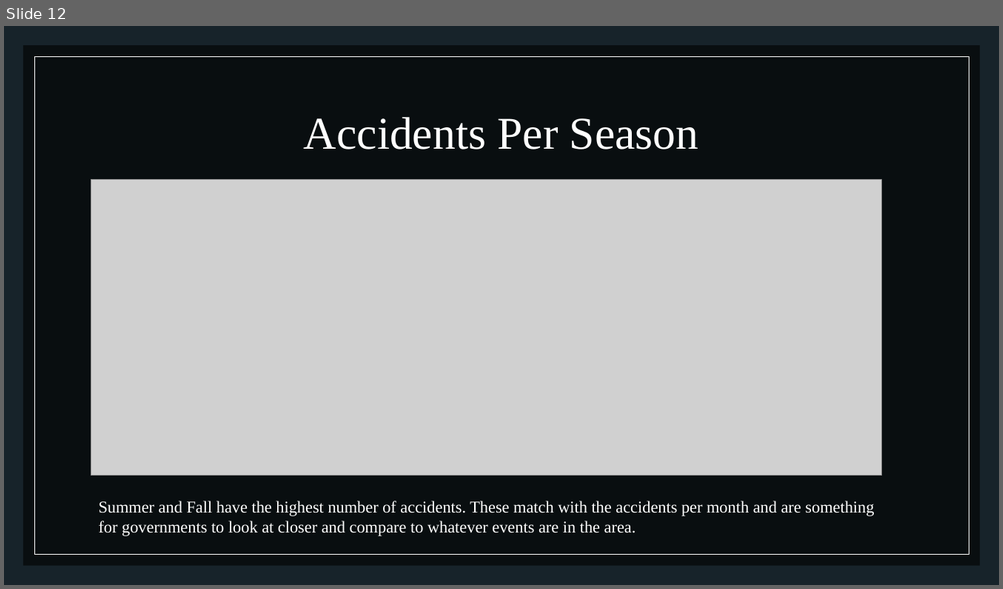
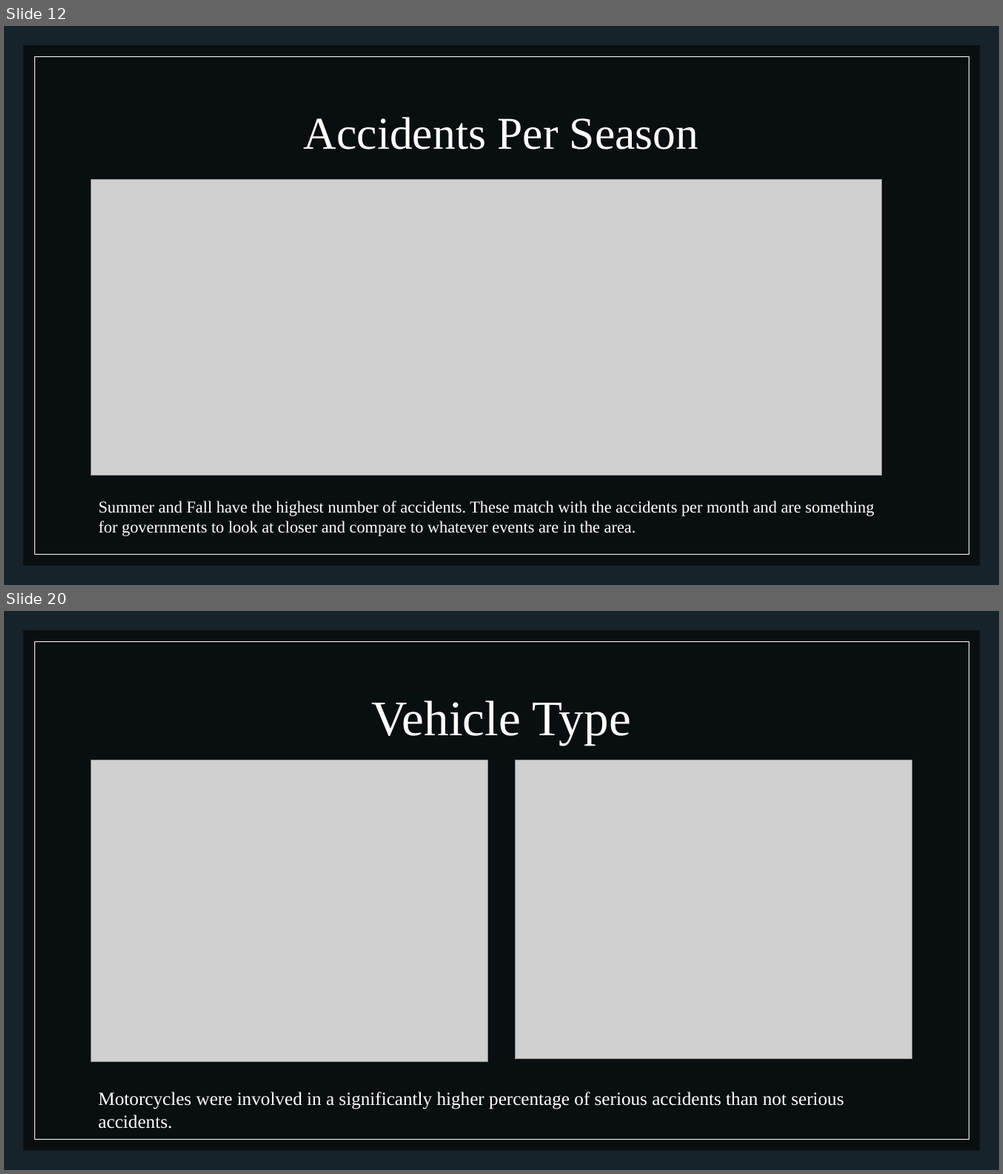
Before and after one commit to GenTaylor/Traffic-Accident-Analysis, a slide deck: Traffic Analysis and Severity Prediction.pptx. Shown one above the other, each under a label of ours: slide 12 before the commit, slides 12 and 20 after it; the slides between them are not shown. The pictures are 1003x589 and 1003x1174 pixels, drawn with LibreOffice and Linux fonts; fonts in the diff are those of the drawing; grey boxes stand for pictures. Boxes give left, top, right and bottom in pixels: in the first picture for what was removed or moved away, otherwise in the second. Text is boxed around its words. In the diff, an @@ line names an element or a change of style, - is before the commit and + after.

```diff
--- a/Traffic Analysis and Severity Prediction.pptx
+++ b/Traffic Analysis and Severity Prediction.pptx
@@ slide 20 added at [4, 611, 999, 1170], background #17232A; not listed: 2 template elements that a slide beside it also shows @@
@@ title added at [372, 701, 630, 744], 48 pt, text #FFFFFF @@
+Vehicle Type
@@ picture added at [91, 760, 488, 1062] @@
@@ picture added at [515, 760, 912, 1059] @@
@@ text added at [98, 1092, 843, 1110], 18 pt, text #FFFFFF @@
+Motorcycles were involved in a significantly higher percentage of serious accidents than not serious accidents.
```
Also in this commit, not shown: 2 slides changed, 19 other slides added, 2 slides removed.
